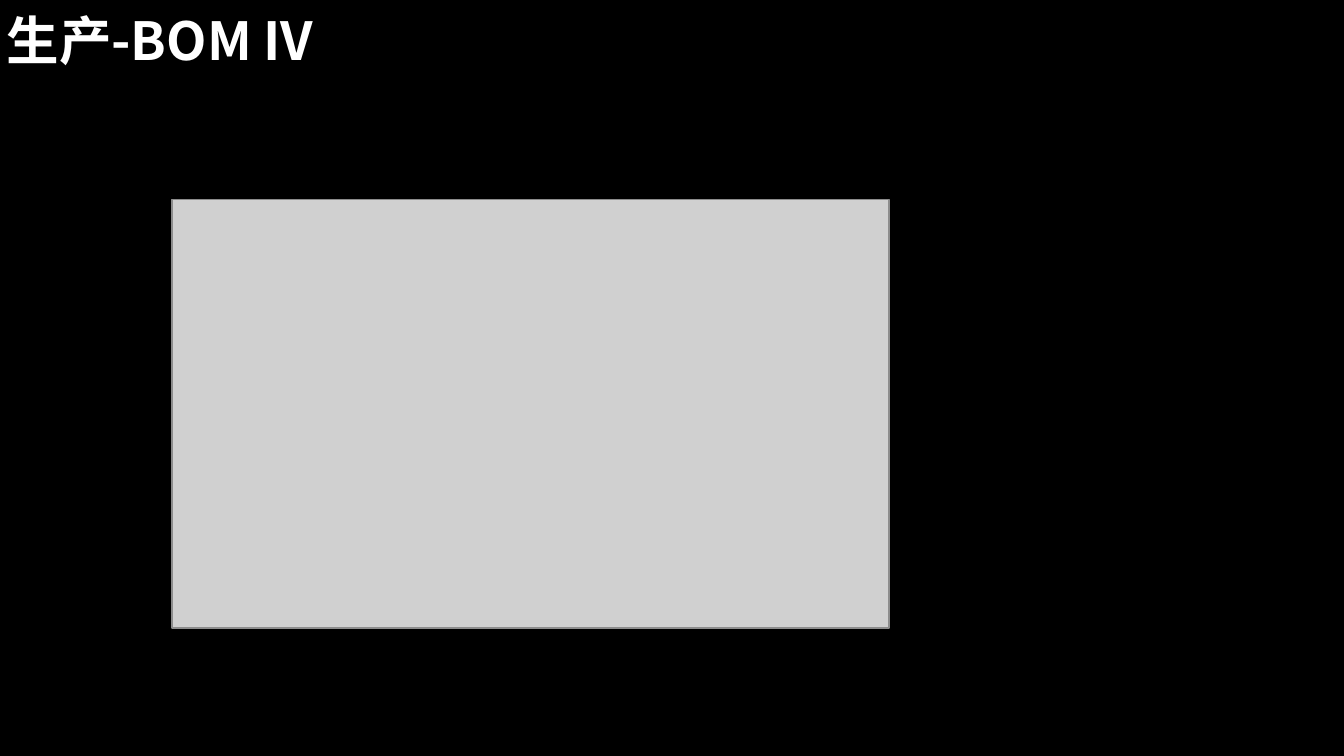
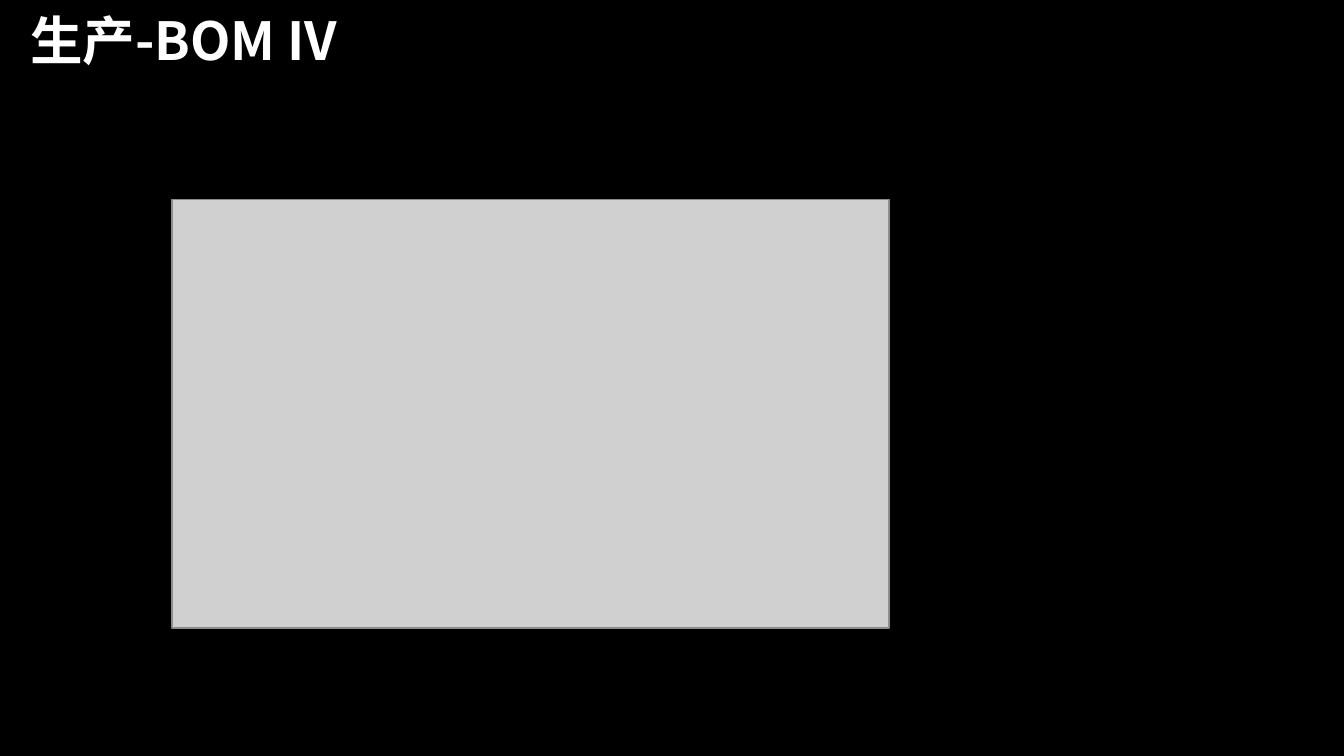
Before and after one commit to dislin/MyProject, a slide deck: slide 36 of Sinopec/Document/你的ERP.pptx. Drawn at 1344x756 pixels with LibreOffice and Linux fonts; fonts in the diff are those of the drawing; grey boxes stand for pictures; background and template pictures are left out. Boxes give left, top, right and bottom in pixels: in the first picture for what was removed or moved away, otherwise in the second. Text is boxed around its words. In the diff, an @@ line names an element or a change of style, - is before the commit and + after.

Commit message:
modified and added more

```diff
--- a/Sinopec/Document/你的ERP.pptx
+++ b/Sinopec/Document/你的ERP.pptx
@@ title "生产-BOM IV": place and size @@
-title "生产-BOM IV" at bbox=[7, 15, 314, 65]
+title "生产-BOM IV" at bbox=[31, 15, 337, 65]
```
Also in this commit, not shown: 42 other slides changed, 2 slides added, 1 slide removed.
